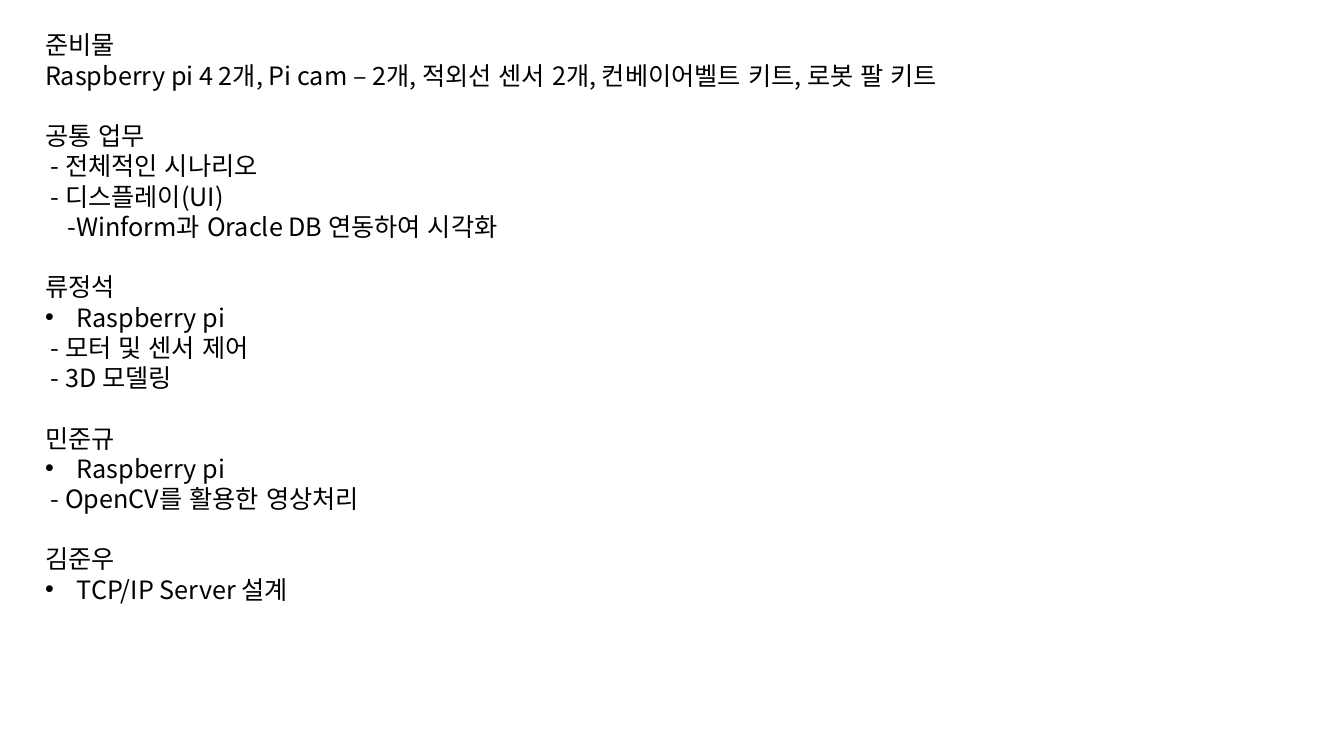
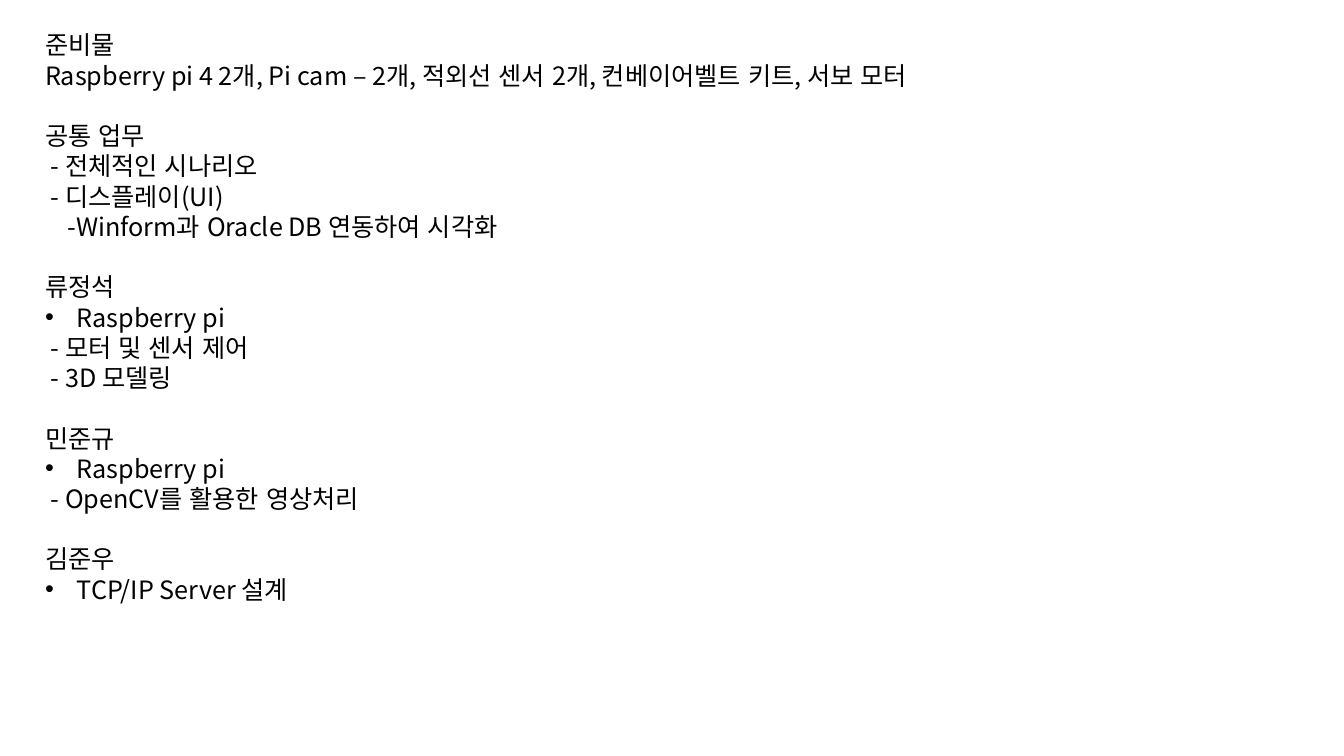
Before and after one commit to ANU-SmartFactory2021/ANU-SmartFactory2021, a slide deck: slide 3 of doc/01. 프로젝트 설계/01. 소프트웨어 요구사항 명세서/2조 구조.pptx. Drawn at 1344x756 pixels with LibreOffice and Linux fonts; fonts in the diff are those of the drawing. Boxes give left, top, right and bottom in pixels: in the first picture for what was removed or moved away, otherwise in the second. Text is boxed around its words. In the diff, an @@ line names an element or a change of style, - is before the commit and + after.

```diff
--- a/doc/01. 프로젝트 설계/01. 소프트웨어 요구사항 명세서/2조 구조.pptx
+++ b/doc/01. 프로젝트 설계/01. 소프트웨어 요구사항 명세서/2조 구조.pptx
@@ text at bbox=[45, 64, 906, 91]: text changed @@
-Raspberry pi 4 2개, Pi cam – 2개, 적외선 센서 2개, 컨베이어벨트 키트, 로봇 팔 키트
+Raspberry pi 4 2개, Pi cam – 2개, 적외선 센서 2개, 컨베이어벨트 키트, 서보 모터
```
Also in this commit, not shown: 1 other slide changed, 1 other file.
